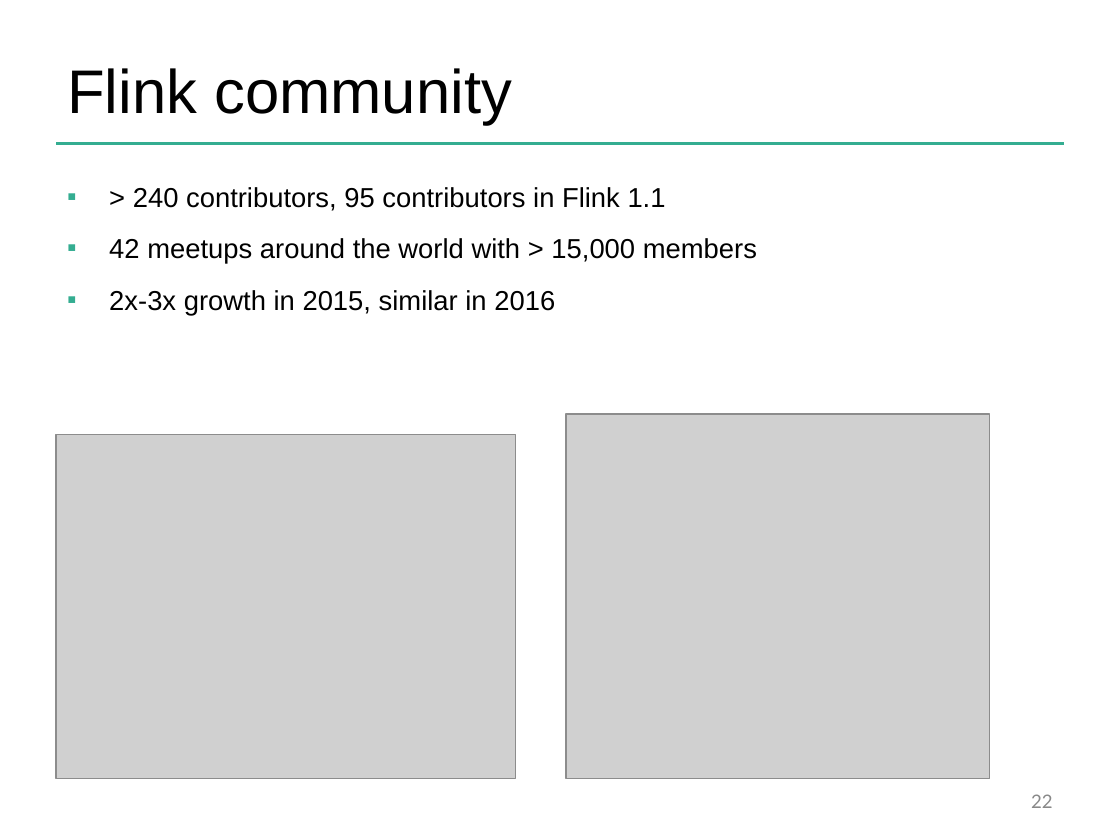
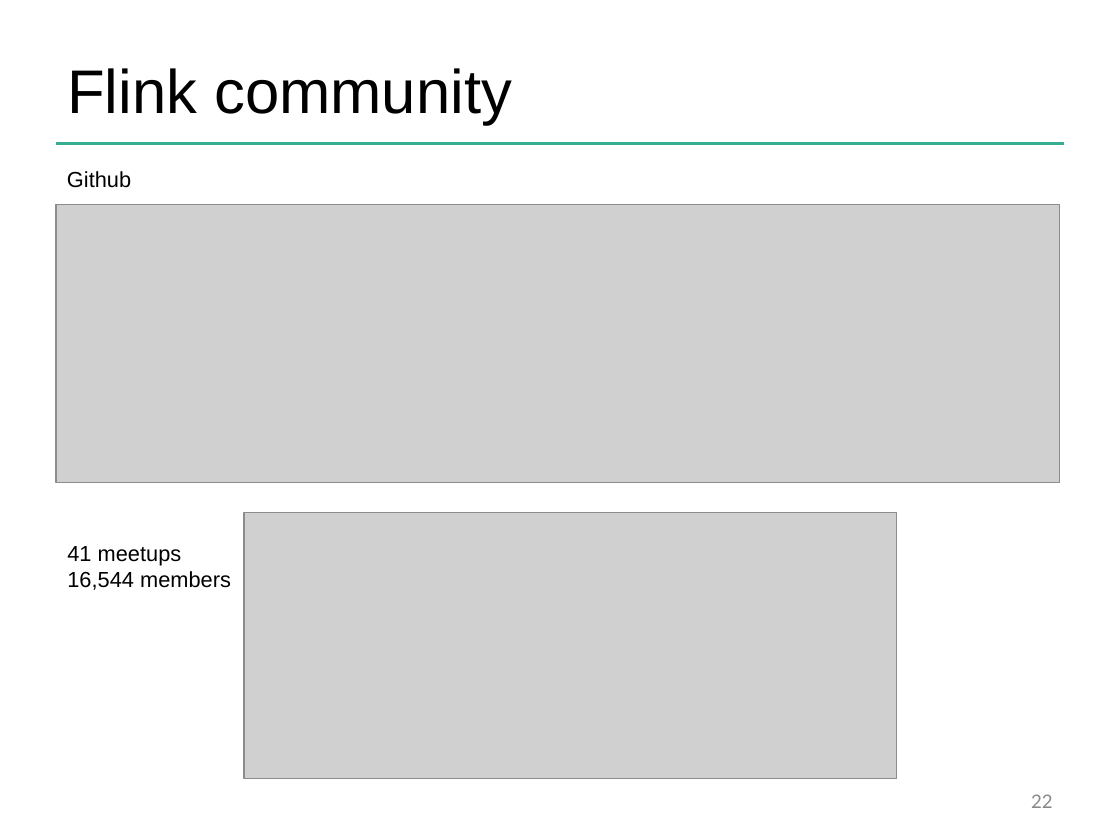
Before and after one commit to dataArtisans/flink-training-web, a slide deck: slide 22 of slides/flink_overview.pptx. Drawn at 1120x840 pixels with LibreOffice and Linux fonts; fonts in the diff are those of the drawing; grey boxes stand for pictures; background and template pictures are left out. Boxes give left, top, right and bottom in pixels: in the first picture for what was removed or moved away, otherwise in the second. Text is boxed around its words. In the diff, an @@ line names an element or a change of style, - is before the commit and + after.

Commit message:
Updated for Flink 1.2

```diff
--- a/slides/flink_overview.pptx
+++ b/slides/flink_overview.pptx
@@ text added at [67,171,131,188], 14 pt, text #000000 @@
+Github
@@ picture added at [56,205,1060,483] @@
@@ text removed at [109,187,757,316] @@
-▪ > 240 contributors, 95 contributors in Flink 1.1
-▪ 42 meetups around the world with > 15,000 members
-▪ 2x-3x growth in 2015, similar in 2016
@@ picture removed at [566,414,989,780] @@
@@ picture removed at [56,435,515,778] @@
@@ picture added at [244,513,897,778] @@
@@ text added at [67,546,231,590], 14 pt, text #000000 @@
+41 meetups
+16,544 members
```
Also in this commit, not shown: 5 other slides changed, 14 other files.
